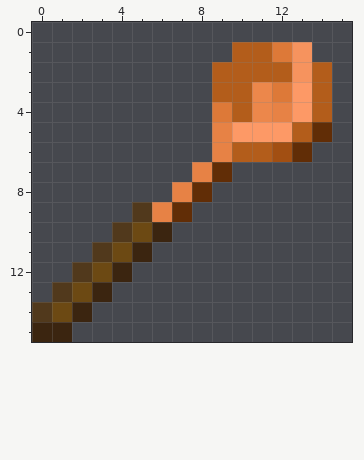
Pixel-art sprite, stored at textures/sauna_scoop.png. That is the earlier state.
The file is 16x16 pixels. Pixels under 10% opacity are left out. Colours within 5 levels of each other are drawn and written as one.
New version:
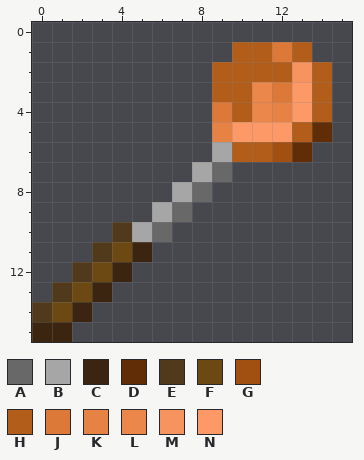
Palette (. is transparent): A #686868  B #a6a6a6  C #3b2510  D #612d06  E #51391c  F #6c4913  G #a24f12  H #b35d1b  J #dd7938  K #e78245  L #ec874b  M #f6935e  N #fd9966
What changed:
@@ x 11..15 @@
  0 .....
- 1 HJM..
+ 1 HJH..
  2 HHMH.
@@ x 3..11 @@
  5 ......KNN
- 6 ......KHH
- 7 .....KD..
- 8 ....KD...
- 9 ..EKD....
-10 .EFC.....
+ 6 ......BHH
+ 7 .....BA..
+ 8 ....BA...
+ 9 ...BA....
+10 .EBA.....
 11 EFC......
